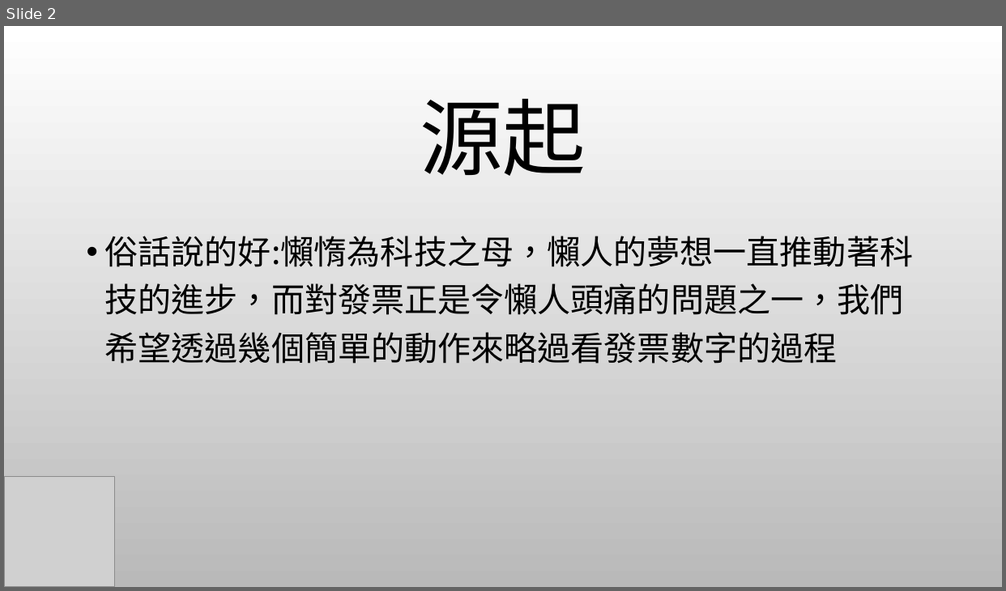
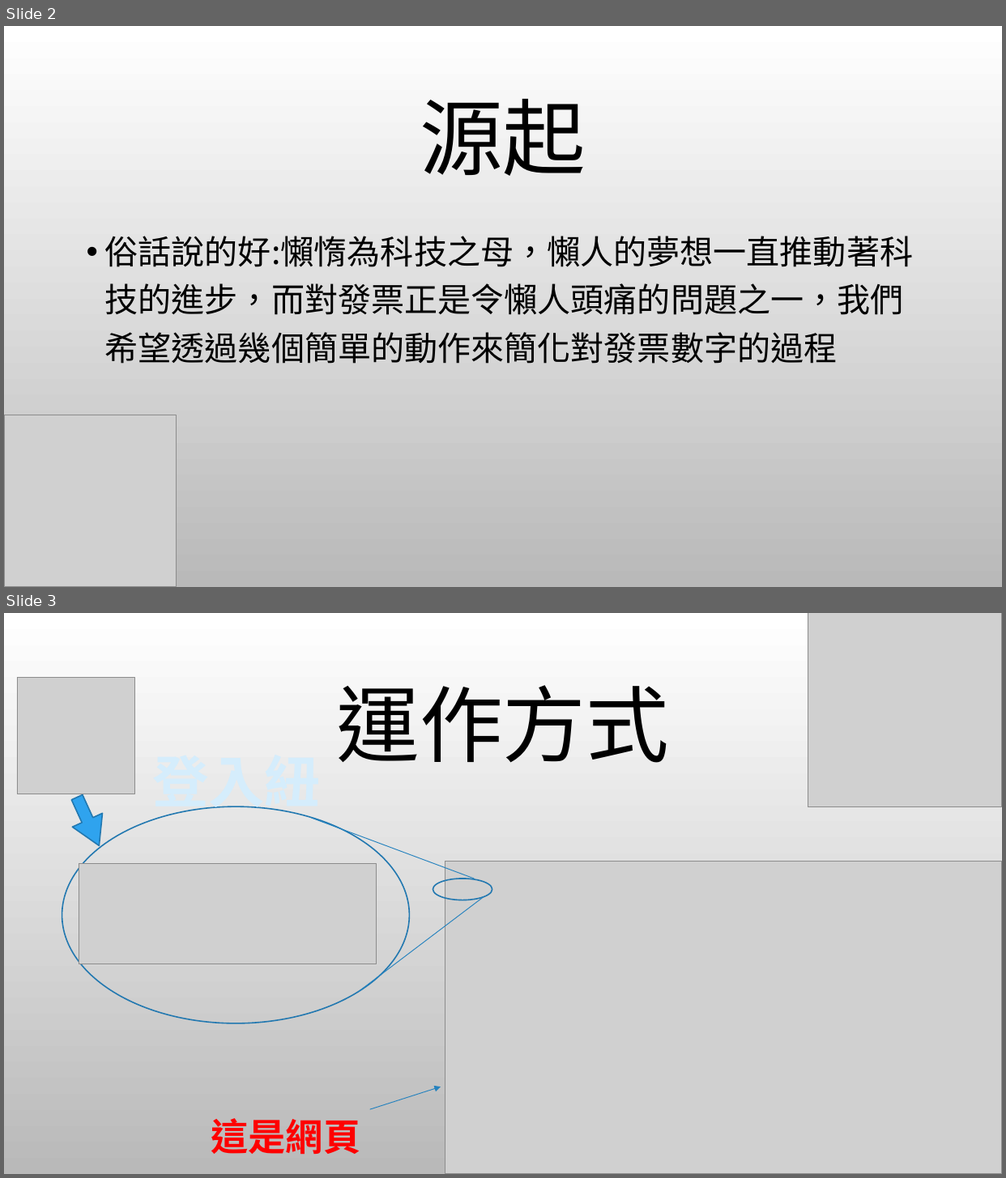
Before and after one commit to SITCON-camp-2016/Hackthon-Team-3, a slide deck: 懶人對發票機.pptx. Shown one above the other, each under a label of ours: slide 2 before the commit, slides 2 and 3 after it. The pictures are 1006x591 and 1006x1178 pixels, drawn with LibreOffice and Linux fonts; fonts in the diff are those of the drawing; grey boxes stand for pictures; background and template pictures are left out. Boxes give left, top, right and bottom in pixels: in the first picture for what was removed or moved away, otherwise in the second. Text is boxed around its words. In the diff, an @@ line names an element or a change of style, - is before the commit and + after.

```diff
--- a/懶人對發票機.pptx
+++ b/懶人對發票機.pptx
@@ slide 3 added at [4, 613, 1002, 1174], background picture (left out) @@
@@ picture added at [808, 613, 1002, 807] @@
@@ picture added at [18, 677, 134, 794] @@
@@ title added at [337, 685, 670, 763], 80 pt, text #000000 @@
+運作方式
@@ ellipse added at [62, 807, 409, 1024], outline #2379B0 1.25 pt @@
@@ right arrow added at [62, 791, 114, 853], fill #2FA3EE, outline #2379B0 1.25 pt @@
@@ text added at [152, 806, 321, 816], 54 pt, text pattern #2FA3EE on #D5EDFC, bold @@
+登入紐
@@ line added from (312, 818) to (474, 879), #2683BF 0.75 pt @@
@@ picture added at [79, 864, 376, 964] @@
@@ ellipse added at [433, 879, 492, 901], outline #2379B0 1.25 pt @@
@@ picture added at [445, 862, 1002, 1174] @@
@@ line added from (359, 992) to (484, 897), #2683BF 0.75 pt @@
@@ arrow added from (370, 1110) to (441, 1087), #2683BF 0.75 pt @@
@@ text added at [211, 1118, 361, 1154], 36 pt, text #FF0000, bold @@
+這是網頁
@@ slide 2 changed as well @@
@@ text at [105, 236, 914, 364]: text changed @@
-• 俗話說的好:懶惰為科技之母，懶人的夢想一直推動著科技的進步，而對發票正是令懶人頭痛的問題之一，我們希望透過幾個簡單的動作來略過看發票數字的過程
+• 俗話說的好:懶惰為科技之母，懶人的夢想一直推動著科技的進步，而對發票正是令懶人頭痛的問題之一，我們希望透過幾個簡單的動作來簡化對發票數字的過程
@@ picture: place and size @@
-picture at [4, 476, 115, 587]
+picture at [4, 416, 177, 587]
```
Also in this commit, not shown: 2 other slides changed, 1 other slide added, 2 slides removed.
